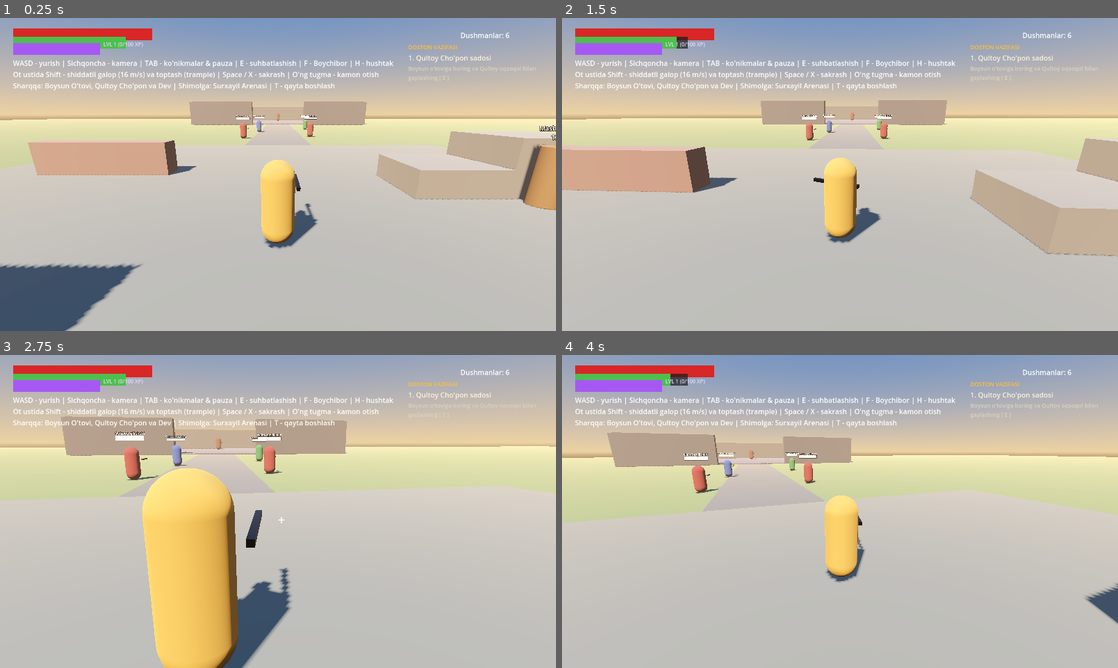
Above: before the commit, frames 1-4 (two rows, left to right).
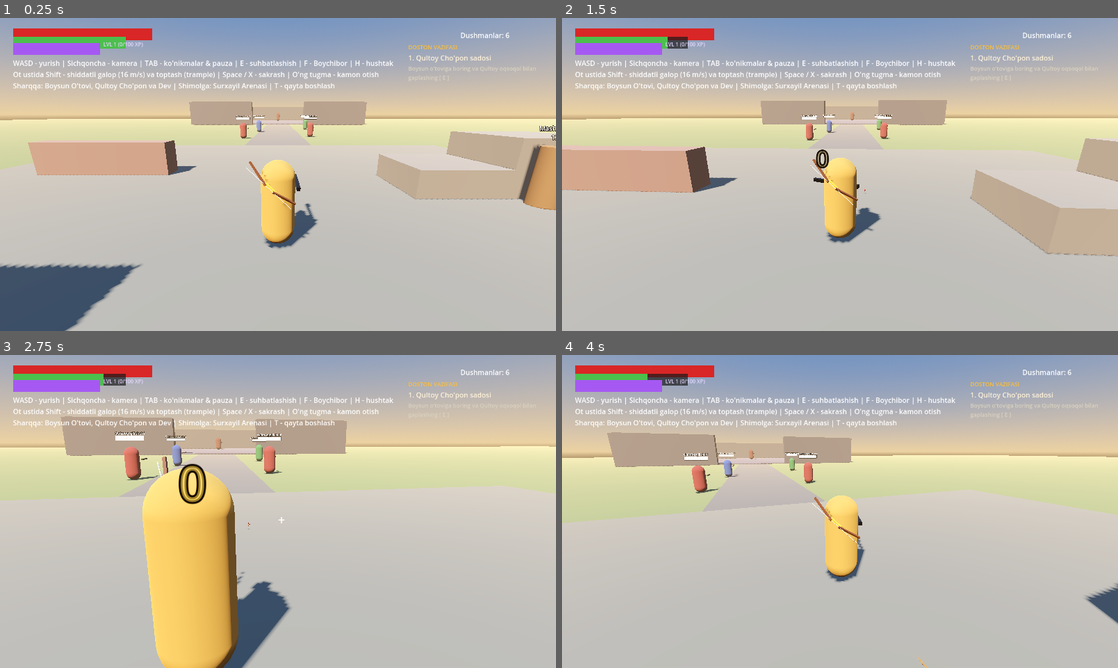
Above: after the commit, the same moments.

Repository: sardorergashev09uzb-commits/yangi
Game: Godot game, scene res://scenes/main.tscn
Two runs of this game, one before a commit and one after it. Both use one fixed random seed, a clock stepped at 60 frames per second and the inputs below.
Inputs (mouse positions are in pixels of both pictures, inside the frame that each line leads up to):
- Up to frame 1 (0.25 s): no input
- Up to frame 2 (1.5 s): tap Enter at 0.5 s; move the mouse to (867, 174) at 0.52 s; hold Right mouse button (aim) 0.53-1.28 s; hold W (move_forward) from 0.53 s (still down); tap X (jump) at 0.77 s; click (867, 174) at 0.8 s; move the mouse to (812, 174) at 1.27 s; click (812, 174) at 1.35 s
- Up to frame 3 (2.75 s): keep holding W (move_forward); tap X (jump) at 1.52 s; right-click (250, 511) at 1.55 s; move the mouse to (289, 505) at 2.02 s; hold Right mouse button (aim) from 2.03 s (still down); click (289, 505) at 2.3 s
- Up to frame 4 (4 s): keep holding W (move_forward); move the mouse to (834, 517) at 2.77 s; release Right mouse button (aim) at 2.78 s; tap R (attack_heavy) at 2.85 s; click (834, 517) at 2.92 s; tap X (jump) at 3.02, 3.77 s; right-click (834, 517) at 3.05 s; move the mouse to (878, 514) at 3.52 s; click (878, 514) at 3.6 s

The runs differ from the first frame. In frame 1, 0.1% of the frame differs, in the area x 44-56%, y 45-71%; in frame 2, 0.3%; in frame 3, 1.0%, in the area x 18-53%, y 6-80%; in frame 4, 0.2%.

Commit message:
Tuzatish: Alpomish uchun 3D kamon modeli (yelkada va qo'lda), ip tortilishi va o'q otish mexanikasi to'liq xatosiz qilindi

Diff:
--- a/scripts/player/arrow.gd
+++ b/scripts/player/arrow.gd
@@ -5,6 +5,7 @@
 var velocity := Vector3.ZERO
 var damage := 20.0
 var shooter: CollisionObject3D
+var extra_exclude: Array[RID] = []
 var gravity := 7.0
 var hit_mask := 1 | (1 << 2)  # dunyo + dushman; dushman o'qlari uchun dunyo + o'yinchi
 
@@ -13,17 +14,44 @@
 
 
 func _ready() -> void:
+	# O'q sopi (Yog'och)
 	var mesh_inst := MeshInstance3D.new()
 	var mesh := CylinderMesh.new()
-	mesh.top_radius = 0.015
-	mesh.bottom_radius = 0.015
-	mesh.height = 0.9
+	mesh.top_radius = 0.012
+	mesh.bottom_radius = 0.012
+	mesh.height = 0.95
 	var mat := StandardMaterial3D.new()
-	mat.albedo_color = Color(0.45, 0.3, 0.15)
+	mat.albedo_color = Color(0.65, 0.45, 0.25)
 	mesh.material = mat
 	mesh_inst.mesh = mesh
 	mesh_inst.rotation_degrees.x = 90.0
 	add_child(mesh_inst)
+
+	# Temir paykon (Uch)
+	var tip := MeshInstance3D.new()
+	var cone := CylinderMesh.new()
+	cone.top_radius = 0.001
+	cone.bottom_radius = 0.025
+	cone.height = 0.14
+	var tmat := StandardMaterial3D.new()
+	tmat.albedo_color = Color(0.2, 0.22, 0.25)
+	tmat.metallic = 0.9
+	tip.mesh = cone
+	tip.material_override = tmat
+	tip.position.z = -0.52
+	tip.rotation_degrees.x = -90.0
+	add_child(tip)
+
+	# Patlar (Feather)
+	var feather := MeshInstance3D.new()
+	var fbox := BoxMesh.new()
+	fbox.size = Vector3(0.005, 0.08, 0.15)
+	var fmat := StandardMaterial3D.new()
+	fmat.albedo_color = Color(0.9, 0.2, 0.2) # Qizil burgut pati
+	feather.mesh = fbox
+	feather.material_override = fmat
+	feather.position.z = 0.4
+	add_child(feather)
 
 
 func _physics_process(delta: float) -> void:
@@ -37,8 +65,11 @@
 	velocity.y -= gravity * delta
 	var to := from + velocity * delta
 	var query := PhysicsRayQueryParameters3D.create(from, to, hit_mask)
+	var excludes: Array[RID] = []
 	if shooter:
-		query.exclude = [shooter.get_rid()]
+		excludes.append(shooter.get_rid())
+	excludes.append_array(extra_exclude)
+	query.exclude = excludes
 	var hit := get_world_3d().direct_space_state.intersect_ray(query)
 	if hit.is_empty():
 		global_position = to
--- a/scripts/player/player.gd
+++ b/scripts/player/player.gd
@@ -73,6 +73,10 @@
 var _buffer_heavy := 0.0
 var _drawing := false
 
+var _bow_back: Node3D
+var _bow_hand: Node3D
+var _bow_arrow_mesh: MeshInstance3D
+
 @onready var model: Node3D = $Model
 @onready var rig: CameraRig = $CameraRig
 @onready var weapon: Node3D = $Model/WeaponPivot
@@ -87,12 +91,15 @@
 	collision_mask = 1 | (1 << 2)
 	hitbox.collision_layer = 1 << 3
 	hitbox.collision_mask = 1 << 2
+	_build_bow_visuals()
 
 
 func _physics_process(delta: float) -> void:
 	if _hit_invuln > 0.0:
 		_hit_invuln -= delta
 		model.visible = int(_hit_invuln * 20.0) % 2 == 0 or _hit_invuln <= 0.0
+
+	_update_bow_visuals()
 
 	if is_mounted:
 		# Ot ustida: harakatni ot bajaradi, o'yinchi yuzlanish va kamon bilan jang qiladi
@@ -134,7 +141,7 @@
 	var dir := Vector3(input.x, 0.0, input.y).rotated(Vector3.UP, rig.yaw)
 	var moving := dir.length() > 0.1
 
-	aiming = Input.is_action_pressed("aim") and is_on_floor()
+	aiming = Input.is_action_pressed("aim")
 	rig.aiming = aiming
 
 	var sprinting := moving and not aiming and Input.is_action_pressed("sprint") \
@@ -191,14 +198,17 @@
 			_drawing = true
 			bow_charge = 0.0
 		return
+
 	var draw_spd := BOW_DRAW_TIME
 	var prog = get_tree().get_first_node_in_group("progression")
 	if prog and prog.get("unlocked_skills") and prog.unlocked_skills.get("bow_mastery", false):
 		draw_spd *= 0.55
+
 	bow_charge = minf(bow_charge + delta / draw_spd, 1.0)
+
+	# Agar qo'yib yuborilsa - darhol o'q otiladi! (har qanday click ishlaydi)
 	if Input.is_action_just_released("attack_light"):
-		if bow_charge > 0.15:
-			_fire_bow(bow_charge)
+		_fire_bow(maxf(bow_charge, 0.2))
 		_cancel_bow()
 
 
@@ -212,22 +222,135 @@
 	var cam := rig.camera
 	var origin := cam.global_position
 	var fwd := -cam.global_basis.z
-	var far := origin + fwd * 120.0
-	var query := PhysicsRayQueryParameters3D.create(origin, far, 1 | (1 << 2), [get_rid()])
+	var far := origin + fwd * 140.0
+
+	var excludes: Array[RID] = [get_rid()]
+	if is_mounted and mounted_horse and is_instance_valid(mounted_horse):
+		excludes.append(mounted_horse.get_rid())
+
+	var query := PhysicsRayQueryParameters3D.create(origin, far, 1 | (1 << 2), excludes)
 	var hit := get_world_3d().direct_space_state.intersect_ray(query)
 	var target: Vector3 = far if hit.is_empty() else hit.position
-	var spawn := global_position + Vector3.UP * 1.45 + fwd * 0.6
+
+	# O'q o'yinchining oldidan chiqishi (ot yoki qahramon tanasiga urilib qolmasligi uchun)
+	var spawn := global_position + Vector3.UP * 1.45 + fwd * 1.0
 	var arrow := Arrow.new()
 	arrow.shooter = self
-	var base_dmg := lerpf(14.0, 40.0, charge)
+	if is_mounted and mounted_horse and is_instance_valid(mounted_horse):
+		arrow.extra_exclude = [mounted_horse.get_rid()]
+
+	var base_dmg := lerpf(16.0, 44.0, charge)
 	var prog = get_tree().get_first_node_in_group("progression")
 	if prog and prog.get("unlocked_skills") and prog.unlocked_skills.get("bow_mastery", false):
 		base_dmg *= 1.4
 	arrow.damage = base_dmg
-	arrow.velocity = (target - spawn).normalized() * lerpf(28.0, 55.0, charge)
+	arrow.velocity = (target - spawn).normalized() * lerpf(32.0, 60.0, charge)
+
 	get_tree().current_scene.add_child(arrow)
 	arrow.global_position = spawn
-	rig.shake(0.05)
+	rig.shake(0.08)
+	FX.popup(spawn, 0.0, Color(1.0, 0.8, 0.3))
+
+
+func _build_bow_visuals() -> void:
+	# 1. Orqadagi kamon (Yelkada osilgan)
+	_bow_back = _create_bow_mesh()
+	_bow_back.position = Vector3(-0.15, 1.35, 0.38)
+	_bow_back.rotation_degrees = Vector3(15.0, -20.0, 45.0)
+	model.add_child(_bow_back)
+
+	# 2. Qo'ldagi kamon (Nishonlaganda chap qo'lga o'tadi)
+	_bow_hand = _create_bow_mesh()
+	_bow_hand.position = Vector3(-0.35, 1.25, -0.6)
+	_bow_hand.rotation_degrees = Vector3(0.0, 0.0, 10.0)
+	_bow_hand.visible = false
+	model.add_child(_bow_hand)
+
+	# Qo'ldagi o'q (faqat tortilganda ko'rinadi)
+	_bow_arrow_mesh = MeshInstance3D.new()
+	var cyl := CylinderMesh.new()
+	cyl.top_radius = 0.012
+	cyl.bottom_radius = 0.012
+	cyl.height = 0.95
+	var amat := StandardMaterial3D.new()
+	amat.albedo_color = Color(0.85, 0.7, 0.4)
+	_bow_arrow_mesh.mesh = cyl
+	_bow_arrow_mesh.material_override = amat
+	_bow_arrow_mesh.rotation_degrees.x = 90.0
+	_bow_arrow_mesh.position = Vector3(0.12, 0, 0)
+	_bow_arrow_mesh.visible = false
+	_bow_hand.add_child(_bow_arrow_mesh)
+
+
+func _create_bow_mesh() -> Node3D:
+	var root := Node3D.new()
+	var wood_mat := StandardMaterial3D.new()
+	wood_mat.albedo_color = Color(0.42, 0.22, 0.1) # Qizg'ish-to'q eman yog'ochi
+	wood_mat.roughness = 0.6
+
+	var gold_mat := StandardMaterial3D.new()
+	gold_mat.albedo_color = Color(0.85, 0.7, 0.2) # Oltin/suyak qoplama
+
+	var string_mat := StandardMaterial3D.new()
+	string_mat.albedo_color = Color(0.95, 0.95, 0.92) # Oq pay kamon ipi
+
+	# Tutqich
+	var grip := MeshInstance3D.new()
+	var gbox := BoxMesh.new()
+	gbox.size = Vector3(0.04, 0.25, 0.04)
+	grip.mesh = gbox
+	grip.material_override = gold_mat
+	root.add_child(grip)
+
+	# Yuqori yelka (Yuqoriga egilgan)
+	var upper := MeshInstance3D.new()
+	var ubox := BoxMesh.new()
+	ubox.size = Vector3(0.035, 0.55, 0.035)
+	upper.mesh = ubox
+	upper.material_override = wood_mat
+	upper.position = Vector3(0, 0.35, -0.06)
+	upper.rotation_degrees.x = -22.0
+	root.add_child(upper)
+
+	# Pastki yelka (Pastga egilgan)
+	var lower := MeshInstance3D.new()
+	var lbox := BoxMesh.new()
+	lbox.size = Vector3(0.035, 0.55, 0.035)
+	lower.mesh = lbox
+	lower.material_override = wood_mat
+	lower.position = Vector3(0, -0.35, -0.06)
+	lower.rotation_degrees.x = 22.0
+	root.add_child(lower)
+
+	# Kamon ipi (String)
+	var string_node := MeshInstance3D.new()
+	var scyl := CylinderMesh.new()
+	scyl.top_radius = 0.005
+	scyl.bottom_radius = 0.005
+	scyl.height = 1.15
+	string_node.mesh = scyl
+	string_node.material_override = string_mat
+	string_node.position = Vector3(0, 0, 0.04)
+	root.add_child(string_node)
+
+	return root
+
+
+func _update_bow_visuals() -> void:
+	if _bow_hand == null or _bow_back == null:
+		return
+	if aiming:
+		weapon.visible = false
+		_bow_back.visible = false
+		_bow_hand.visible = true
+		_bow_arrow_mesh.visible = _drawing
+		if _drawing:
+			_bow_arrow_mesh.position.z = lerpf(0.0, 0.35, bow_charge)
+	else:
+		weapon.visible = true
+		_bow_back.visible = true
+		_bow_hand.visible = false
+		_bow_arrow_mesh.visible = false
 
 
 # ---------------------------------------------------------------- Yaqin jang
